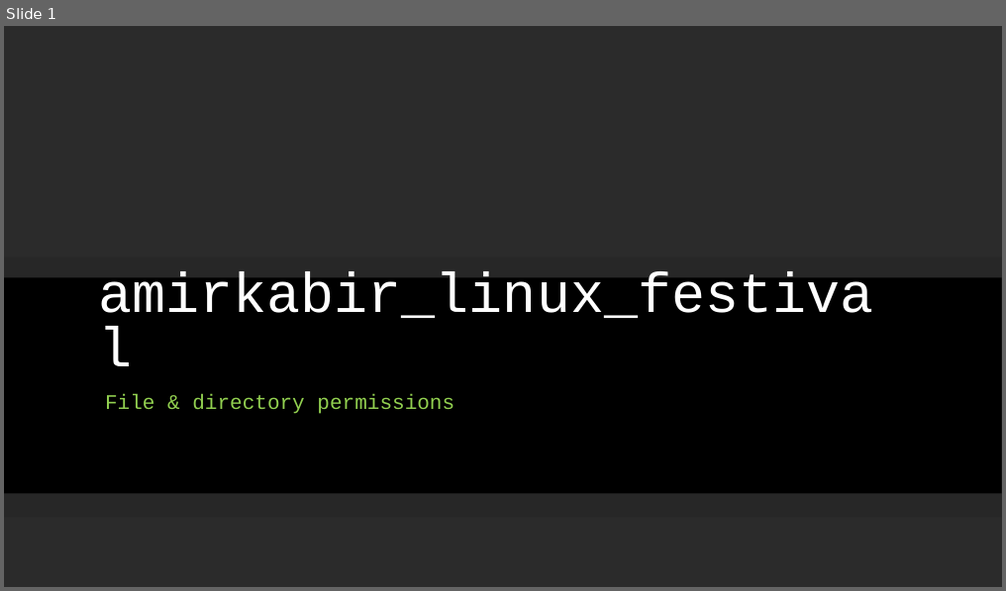
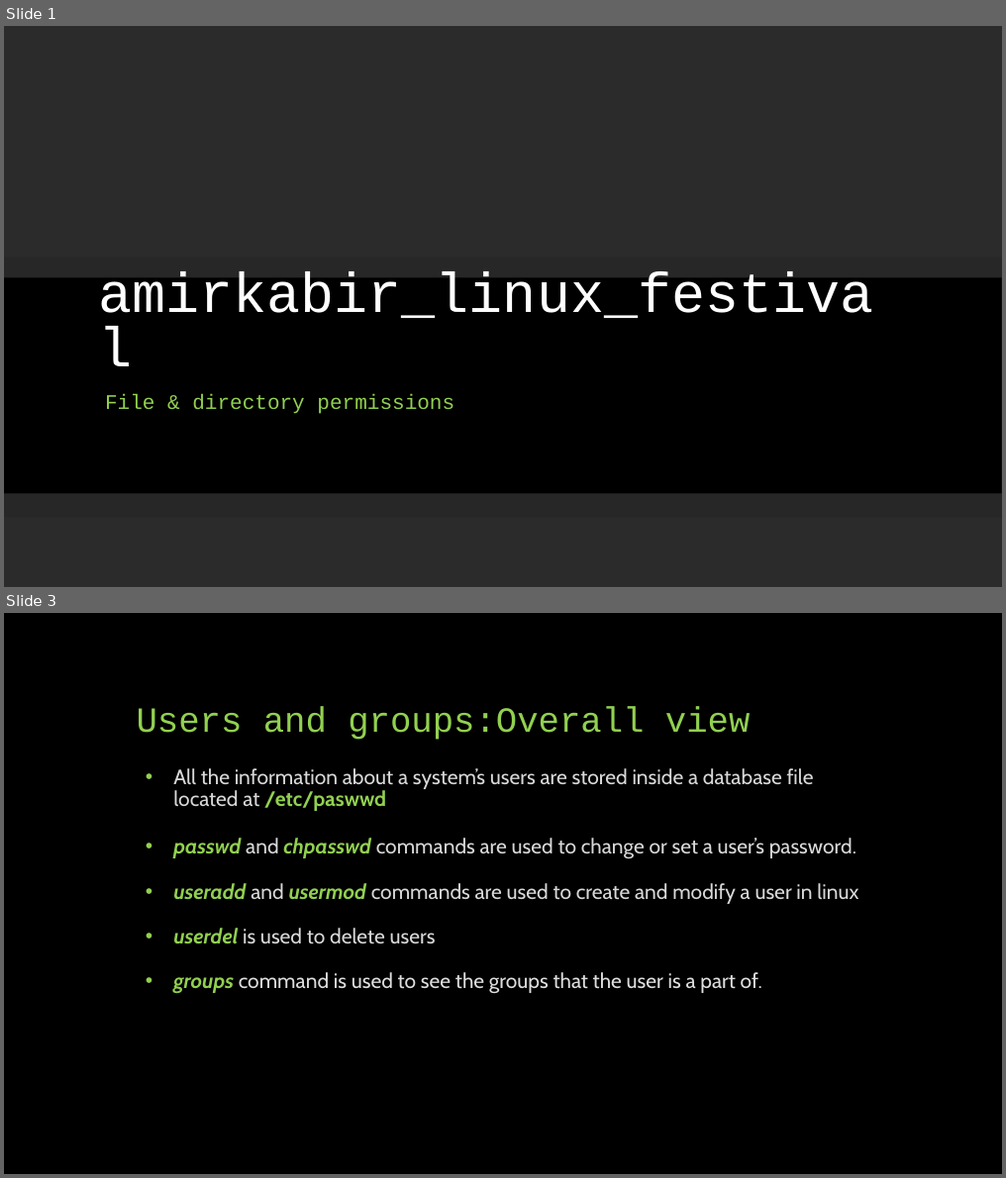
Before and after one commit to linuxfestival/introduction-to-linux-resources, a slide deck: PowerPoint/permissions.pptx. Shown one above the other, each under a label of ours: slide 1 before the commit, slides 1 and 3 after it; the slides between them are not shown. The pictures are 1006x591 and 1006x1178 pixels, drawn with LibreOffice and Linux fonts; fonts in the diff are those of the drawing; background and template pictures are left out; a plain dark background stands for a picture behind light text. Boxes give left, top, right and bottom in pixels: in the first picture for what was removed or moved away, otherwise in the second. Text is boxed around its words. In the diff, an @@ line names an element or a change of style, - is before the commit and + after.

Commit message:
add user management slides to permissions

```diff
--- a/PowerPoint/permissions.pptx
+++ b/PowerPoint/permissions.pptx
@@ slide 3 added at (x1=4, y1=613, x2=1002, y2=1174), background #000000 @@
@@ title added at (x1=137, y1=707, x2=750, y2=740), 34 pt, text #92D050 @@
+Users and groups:Overall view
@@ text added at (x1=173, y1=768, x2=858, y2=994), 20 pt, text #D8D8D8 @@
+• All the information about a system’s users are stored inside a database file located at /etc/paswwd
+• passwd and chpasswd commands are used to change or set a user’s password.
+• useradd and usermod commands are used to create and modify a user in linux
+• userdel is used to delete users
+• groups command is used to see the groups that the user is a part of.
```
Also in this commit, not shown: 1 slide changed, 5 other slides added.
